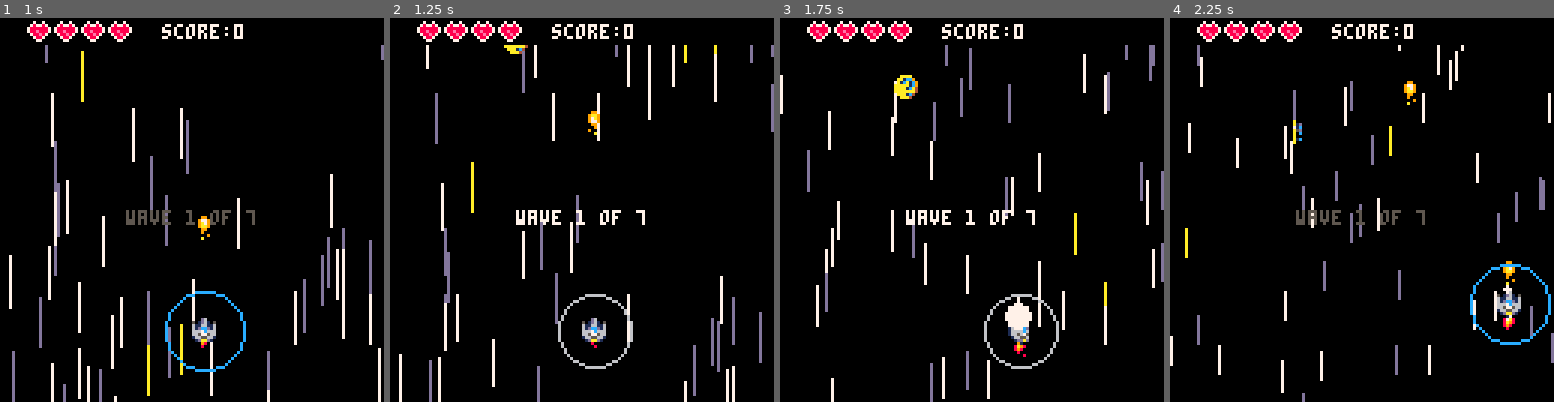
Above: before the commit, frames 1-4 (left to right).
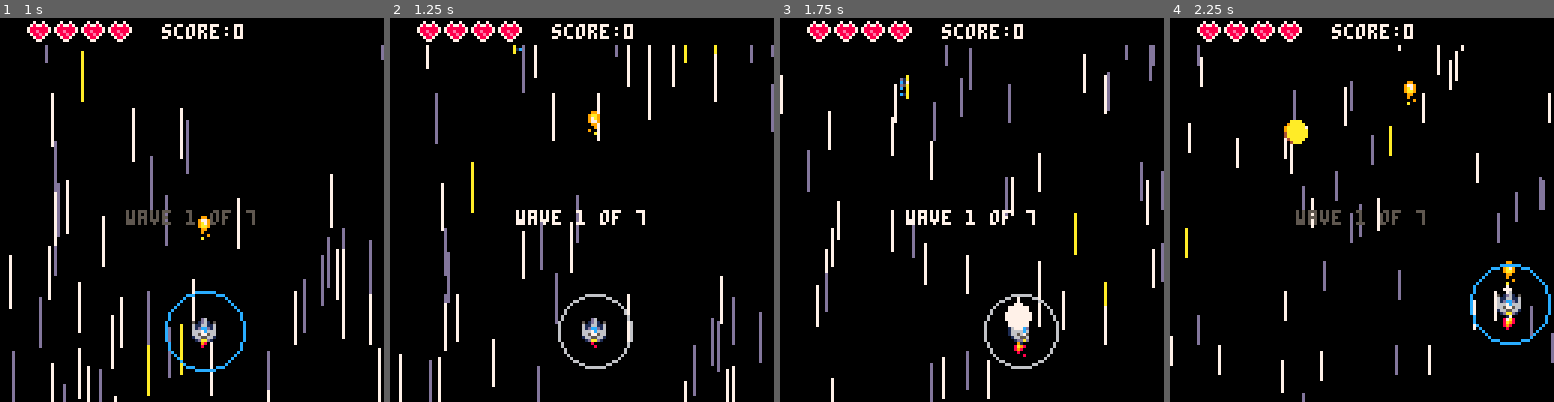
Above: after the commit, the same moments.

Repository: eduszesz/shmup
Game: PICO-8 cartridge myshmup.p8
The game is run twice, just before and just after one commit, with the same random seed, the same clock (stepped at 60 frames per second) and the same inputs.
Inputs:
- Up to frame 1 (1 s): tap X (X key) at 0.33 s; tap O (Z key) at 0.7 s
- Up to frame 2 (1.25 s): tap X (X key) at 1.07 s
- Up to frame 3 (1.75 s): hold Right from 1.6 s (still down); tap O (Z key) at 1.7 s
- Up to frame 4 (2.25 s): tap X (X key) at 1.85 s; release Right at 2.1 s; tap O (Z key) at 2.1 s; hold Up from 2.15 s (still down)

Frame 1 is identical in both runs. In frame 2, less than 0.1% of the frame differs, in the area x 29-36%, y 7-10%; in frame 3, 0.3%, in the area x 29-36%, y 14-22%; in frame 4, 0.3%.

Commit message:
enemies movement and fire, bonus animation

Diff:
--- a/myshmup.p8
+++ b/myshmup.p8
@@ -35,6 +35,8 @@
 							t=300,
 							box={x1=-6,y1=-6,x2=14,y2=14}}
 	bonus={
+						sp=38,
+						spi=38,
 						x=rnd(100)+10,
 						y=-10,
 						sy=1,
@@ -131,7 +133,7 @@
 	end
 	mkshake()
 	mkflash()
-	--print(debug,64,64,8)
+	print(debug,64,64,8)
 	--drcollbox(shield)
 end
 
@@ -352,6 +354,32 @@
 
 			if t%30==0 then
 				if rnd()>0.5 then
+				--e.imm=true
+				--	ene_fire(e,1,2)
+				end
+			end
+
+			if e.typ==16 then
+				e.x=64+50*cos(e.f+t/100)
+				e.y=68+50*sin(e.f+t/100)
+				if t%60==0 then
+					local a=atan2(68-e.y,64-e.x)
+					e.imm=true
+					ene_fire(e,a,2)
+				end
+			end
+
+			if e.typ==12 then
+				if e.x>120 then
+					e.sx=-1
+					e.y+=8
+				end
+				if e.x<8 then
+					e.sx=1
+					e.y+=8
+				end
+				if t%30==0 and
+				rnd()>0.7 then
 					e.imm=true
 					ene_fire(e,1,2)
 				end
@@ -401,8 +429,11 @@
 				end
 			end
 
-			e.x+=e.sx
-			e.y+=e.sy
+			if e.typ!=16 then
+				e.x+=e.sx
+				e.y+=e.sy
+			end
+
 			if e.y>128 then
 				e.y=0
 				e.tgy=15
@@ -674,6 +705,7 @@
 								t=0,
 								flp=false,
 								ani=3,
+								f=rnd(), --phase
 								md="fly",
 								tgx=tgx,
 								tgy=tgy,
@@ -688,7 +720,13 @@
 	if e.typ==20 then
 		e.ani=1
 	end
-
+	if e.typ==16 then
+		e.x=64
+	end
+	if e.typ==12 then
+		e.sx=-1
+		e.sy=0
+	end
 	add(enemies,e)
 end
 
@@ -907,11 +945,15 @@
 end
 
 function drbonus()
-	sp=40
-	if t%16<8 then
-		sp=41
-	end
-	spr(sp,bonus.x,bonus.y)
+
+	if t%6==0 then
+			bonus.sp+=1
+		end
+		if bonus.sp>(bonus.spi+3) then
+			bonus.sp=bonus.spi
+		end
+
+	spr(bonus.sp,bonus.x,bonus.y)
 end
 
 function drcollbox(_o)
@@ -1001,14 +1043,14 @@
 00bbbbb000bbbbb000bbbbb000bbbbb00bb11bb00bb11bb0bbbbbbbbbbbbbbbb800000080800008008000080800000081ccccc7887ccccc11ccccc2222ccccc1
 0b00000b0b00000b0b00000b0b00000b0bb11bb00bb11bb0bbb77223bbb22773080000800800008008800880888008881ccccc6006ccccc11ccccc6006ccccc1
 b00000000b00000000b000000b00000b0bb55bb00bb55bb00003333000033330000000000000000000000000000000001ccc09600690ccc11ccc09600690ccc1
-000990000009900000000000000000000888888008888880000660000006600000aaaa00000a000000000000000000001ccc09000990ccc11ccc09900090ccc1
-009aa9000097790000000000000ff000eeeeeeee8888888800666600006666000aa1cc90000a1d0000000000000000001cc0090000000cc11cc0000000900cc1
-0097a900009a7900000bb00000fbbf0077777777eeeeeeee006d86000068d6007a1ca1c900071c0000000000000000001cc0099000000cc11cc0000009900cc1
-00977900009aa90000b77b000fb66bf077777777777777770568d650056d8650aaaaa1c9000a5d00000000000000000011c0000000000c1111c0000000000c11
-000990000009900000b7fb000fb66bf07777777777777777056dd650056dd650aaaa1ca4000a0c00000000000000000011c0000000000c1101cc00000000cc11
-0000900000090000000bb00000fbbf0077777777eeeeeeee0565565005655650aaaaaaa4000a0000000000000000000001cc00000000cc10011c00000000c110
-009000000000090000000000000ff000eeeeeeee8888888866555566665555660aaa1c40000a1c000000000000000000011c00000000c110001ccc0000ccc100
-0000a000000a000000000000000000000888888008888880665aa566665aa56600aaa400000a00000000000000000000001ccc0000ccc1000001110000111000
+00099000000990000000000000000000088888800888888000aaaa000000a00000aaaa00000a000000000000000000001ccc09000990ccc11ccc09900090ccc1
+009aa9000097790000000000000ff000eeeeeeee8888888809aaaaa000d1a0000aa1cc90000a1d0000000000000000001cc0090000000cc11cc0000000900cc1
+0097a900009a7900000bb00000fbbf0077777777eeeeeeee9aaaaaa700c170007a1ca1c900071c0000000000000000001cc0099000000cc11cc0000009900cc1
+00977900009aa90000b77b000fb66bf077777777777777779aaaaaaa00d5a000aaaaa1c9000a5d00000000000000000011c0000000000c1111c0000000000c11
+000990000009900000b7fb000fb66bf077777777777777774aaaaaaa00c0a000aaaa1ca4000a0c00000000000000000011c0000000000c1101cc00000000cc11
+0000900000090000000bb00000fbbf0077777777eeeeeeee4aaaaaaa0000a000aaaaaaa4000a0000000000000000000001cc00000000cc10011c00000000c110
+009000000000090000000000000ff000eeeeeeee8888888804aaaaa000c1a0000aaa1c40000a1c000000000000000000011c00000000c110001ccc0000ccc100
+0000a000000a000000000000000000000888888008888880004aaa000000a00000aaa400000a00000000000000000000001ccc0000ccc1000001110000111000
 00000000007007000070070000000000000000000000000000000000000000000000000000000000000000000000000000000000000000000000000000000000
 00800800078778700767767000000000000000000000000000000000000000000000000000000000000000000000000000000000000000000000000000000000
 08888880788888877666666700000000000000000000000000000000000000000000000000000000000000000000000000000000000000000000000000000000
